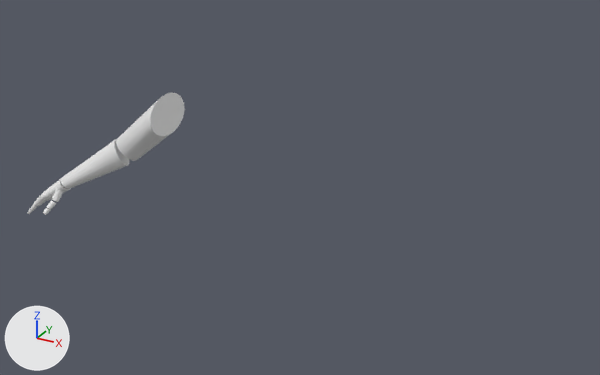
The FBX model Assets/Arms/Arm_Left.fbx: old version first, new version second.
Rendered twice from a 50 mm camera at (2.39, -3.59, 3.38) aimed at (0.43, -0.03, 1.6). The lights are fixed; the arrows at lower left show +X, +Y and +Z.

Objects in the first picture: 'Bras_Droit'.
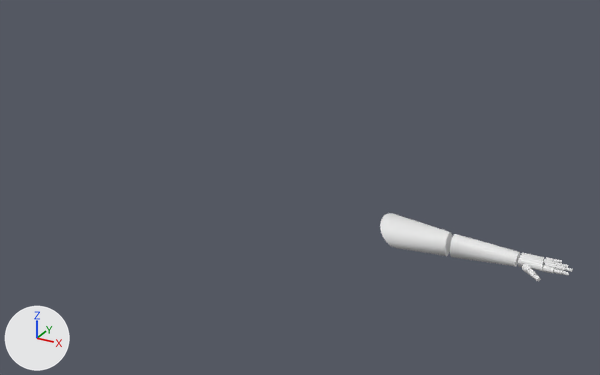
Commit message: Modif Arms Tpose

Boxes (x1, y1, x2, y2) around the edits, measured in the pictures (600 x 375 px; the box of a moved part takes in the faces that stretch with it):
'Bras_Droit', reshaped, moved, turned: before (27, 92, 185, 215); after (380, 213, 573, 281)
part 1 of me_mesh, moved or reshaped (not visible before): after (545, 261, 557, 269)
part 2 of me_mesh, moved or reshaped: before (52, 190, 63, 202); after (556, 265, 565, 271)
part 3 of me_mesh, moved or reshaped: before (41, 179, 71, 200); after (562, 264, 568, 268)
part 4 of me_mesh, moved or reshaped (not visible afterwards): before (60, 139, 129, 189)
part 5 of me_mesh, moved or reshaped: before (47, 201, 56, 210); after (522, 264, 531, 274)
part 6 of me_mesh, moved or reshaped: before (34, 195, 44, 206); after (527, 269, 537, 278)
part 7 of me_mesh, moved or reshaped (not visible before): after (543, 265, 555, 273)
part 8 of me_mesh, moved or reshaped: before (43, 208, 50, 215); after (554, 269, 563, 275)
part 9 of me_mesh, moved or reshaped: before (30, 204, 37, 211); after (562, 271, 569, 275)
part 10 of me_mesh, rebuilt (51% shorter): before (116, 92, 185, 161); after (450, 234, 520, 267)
part 11 of me_mesh, added: after (518, 253, 544, 271)
part 12 of me_mesh, added: after (380, 213, 452, 256)

The change, as a list of edits to the scene's bpy script:
```text
Change me_mesh:
    used by ob_bras_droit; location = (-0.348, -0.443, 1.836); rotation_euler = (0.0, 0.874, 0.0), in degrees (0, 50, 0); scale = (0.0254, 0.0254, 0.0254)
    remove me_mesh.from_pydata(...)  # 648 vertices, 1224 faces; spans x -3.3..3.3, y -12.4..5.4, z -26.8..15.8
    add me_mesh.from_pydata(...)  # 648 vertices, 1224 faces; spans x -4.4..2.1, y -9.9..7.6, z -15.9..27.3
    me_mesh part 1: the loose piece of 36 vertices spanning x -2.7..-1.6, y -6.1..-5.1, z -22.9..-21.3 is multiplied about its middle by the matrix ((1.335, -0.254, -0.02), (0.131, 1.218, -0.609), (-0.412, -0.522, -1.515)), then moved by (-0.1, 9.2, 44.9)
    me_mesh part 2: the loose piece of 36 vertices spanning x -1.7..0.8, y -10.1..-7.6, z -18.7..-15.9 is multiplied about its middle by the matrix ((-0.417, 0.013, -0.422), (-0.07, -0.657, 0.072), (0.494, -0.316, -0.437)), then moved by (-1.6, 13.3, 42.0)
    me_mesh part 3: the loose piece of 36 vertices spanning x -3.2..-0.3, y -10.2..-4.4, z -21.0..-15.5 is multiplied about its middle by the matrix ((-0.19, 0.103, -0.03), (-0.183, -0.108, -0.07), (0.044, 0.001, -0.237)), then moved by (-0.3, 13.5, 43.1)
    me_mesh part 4: the loose piece of 36 vertices spanning x -3.3..3.0, y -7.9..0.6, z -16.4..-0.5 is multiplied about its middle by the matrix ((-0.067, -0.104, 0.046), (-0.092, 0.082, 0.006), (0.052, -0.035, 0.038)), then moved by (-1.9, 10.8, 31.8)
    me_mesh part 5: the loose piece of 36 vertices spanning x -0.3..1.3, y -11.5..-9.4, z -19.7..-17.7 is multiplied about its middle by the matrix ((1.145, 0.543, -0.265), (-0.558, 0.79, -0.578), (0.108, -0.346, -0.985)), then moved by (-2.0, 10.6, 38.1)
    me_mesh part 6: the loose piece of 36 vertices spanning x -2.8..-1.2, y -10.6..-8.9, z -23.1..-20.6 is multiplied about its middle by the matrix ((-0.134, -0.924, 0.143), (0.787, 0.004, 0.478), (0.56, -0.192, -0.577)), then moved by (0.7, 9.2, 42.8)
    me_mesh part 7: the loose piece of 36 vertices spanning x -2.6..-1.6, y -9.2..-8.1, z -25.3..-23.3 is multiplied about its middle by the matrix ((1.326, -0.196, 0.092), (0.237, 1.245, -0.461), (0.135, -0.462, -1.128)), then moved by (0.0, 10.9, 47.5)
    me_mesh part 8: the loose piece of 36 vertices spanning x 0.4..1.7, y -12.4..-10.7, z -20.5..-18.9 is multiplied about its middle by the matrix ((-0.523, 0.336, -0.686), (-0.619, -0.776, 0.114), (0.599, -0.723, -0.754)), then moved by (-3.1, 14.3, 44.8)
    me_mesh part 9: the loose piece of 36 vertices spanning x -2.3..-1.1, y -11.0..-9.7, z -24.7..-22.8 is multiplied about its middle by the matrix ((0.73, 0.033, 0.124), (0.033, 0.643, -0.368), (0.124, -0.368, -0.632)), then moved by (-0.4, 13.4, 50.4)
    me_mesh part 10: the loose piece of 36 vertices spanning x -3.3..3.3, y -5.4..5.4, z -0.7..15.8 is rebuilt with 36 vertices and now spans x -3.8..2.0, y -3.1..4.3, z 0.6..16.2
    me_mesh part 11: a new loose piece of 36 vertices spanning x -3.2..-0.3, y 0.7..6.0, z 16.2..22.2
    me_mesh part 12: a new loose piece of 36 vertices spanning x -4.4..2.1, y -9.9..1.1, z -15.9..0.6
Change ob_bras_droit:
    ob_bras_droit.location: (-0.348, -0.443, 1.836) -> (1.083, 0.614, 1.119)
    ob_bras_droit.rotation_euler: (0.0, 0.874, 0.0) -> (0.262, 1.572, 0.0)  # degrees (0, 50, 0) -> degrees (15, 90, 0)
```
